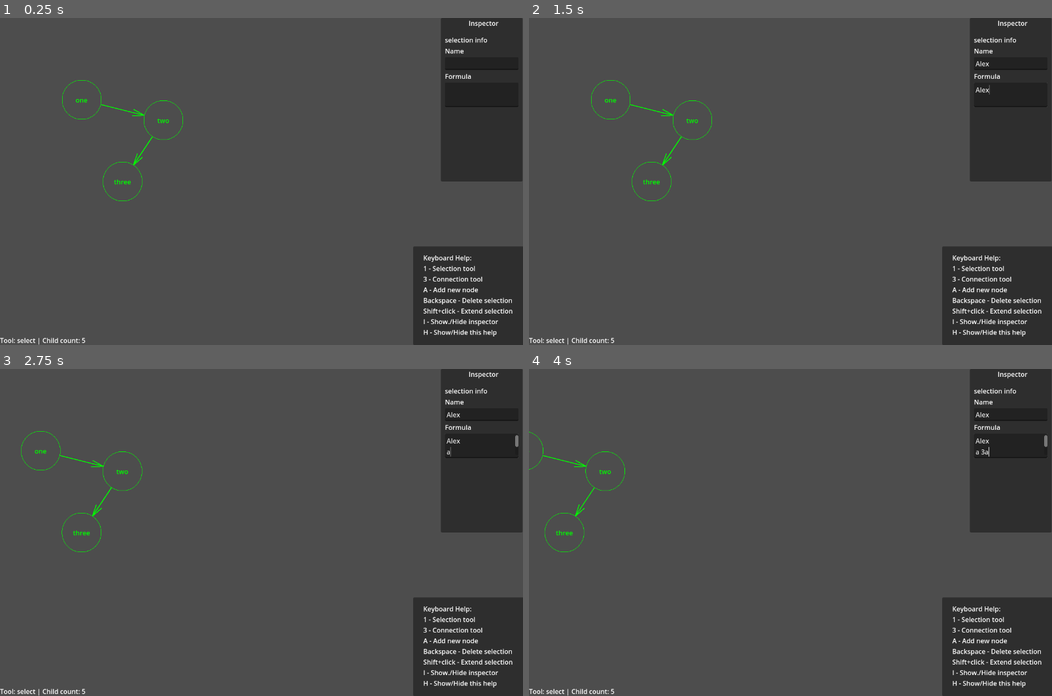
Above: before the commit, frames 1-4 (two rows, left to right).
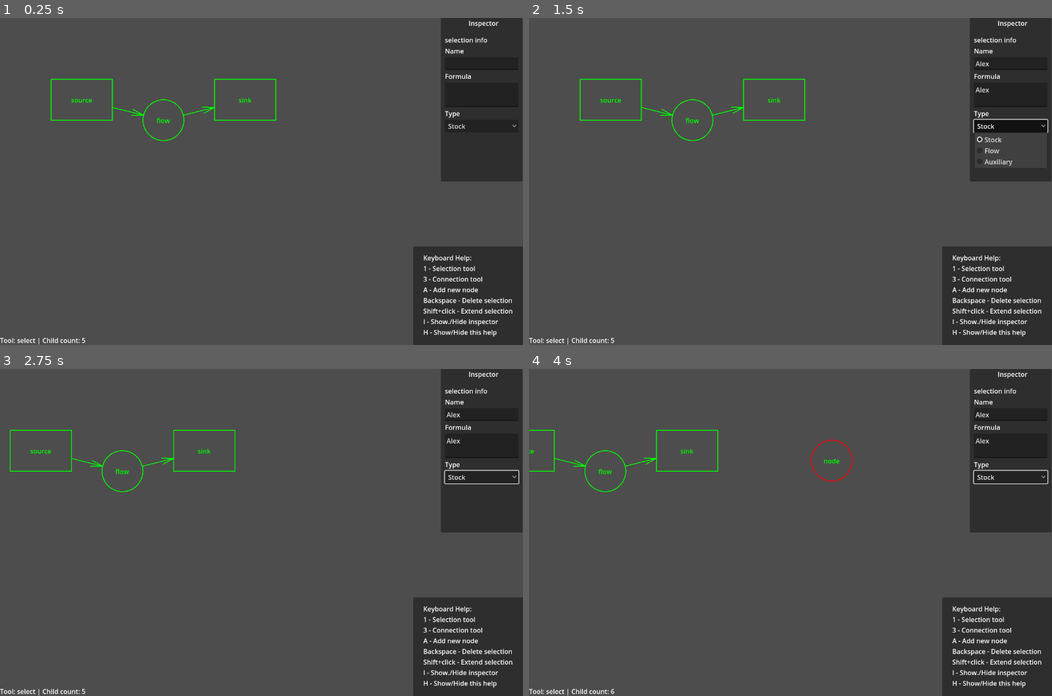
Above: after the commit, the same moments.

Repository: radomirbosak/poietic-playground
Game: Godot game, scene res://main.tscn
Two runs of this game, one before a commit and one after it. Both use one fixed random seed, a clock stepped at 60 frames per second and the inputs below.
Inputs (mouse positions are in pixels of both pictures, inside the frame that each line leads up to):
- Up to frame 1 (0.25 s): no input
- Up to frame 2 (1.5 s): click (1010, 63) at 0.52 s; type "Alex" at 0.6 s; click (1010, 96) at 0.75 s; type "Alex" at 0.83 s; click (1010, 125) at 1.25 s, where only the run after the commit has a clickable "Stock"
- Up to frame 3 (2.75 s): tap Enter at 2 s; move the mouse to (376, 516) at 2.02 s; hold Right (pan-right) from 2.03 s (still down); hold A (add-node) from 2.03 s (still down); click (376, 516) at 2.17 s
- Up to frame 4 (4 s): release Right (pan-right) at 2.75 s; release A (add-node) at 2.75 s; drag from (685, 548) to (764, 597) at 2.77 s; tap Space at 3.5 s; move the mouse to (842, 460) at 3.52 s; hold Right (pan-right) from 3.53 s (still down); hold 3 (connect-tool) from 3.53 s (still down); click (842, 460) at 3.67 s; tap A (add-node) at 3.8 s

The runs differ from the first frame. In frame 1, 0.8% of the frame differs, in the area x 9-99%, y 18-56%; in frame 2, 1.5%, in the area x 9-100%, y 18-56%; in frame 3, 0.9%; in frame 4, 0.9%.

Commit message:
Sketch of different node types
- Added type_name to DiagramNode
- Support rectangular and circle shapes
- Updated highlights
- Changed the connection line endpoints computation based on the shape

Diff:
--- a/diagram/diagram_canvas.gd
+++ b/diagram/diagram_canvas.gd
@@ -22,7 +22,6 @@
 	pass
 
 func _on_selection_changed(objects):
-	print("FWD")
 	selection_changed.emit(objects)
 
 func _unhandled_input(event):
@@ -80,17 +79,17 @@
 	for connection in get_connections(node):
 		connection.update_shape()
 
-
 var counter: int = 0
 
-func create_node(new_position: Vector2, label: String) -> DiagramNode:
+func create_node(type_name: String, new_position: Vector2, label: String) -> DiagramNode:
 	var node: DiagramNode = DiagramNode.new()
+	node.type_name = type_name
 	counter += 1
 	node.name = "diagram_node" + str(counter)
 	node.set_position(new_position)
 	node.label = label
+	nodes.append(node)
 	add_child(node)
-	nodes.append(node)
 	return node
 
 func add_connection(origin: DiagramNode, target: DiagramNode):
--- a/diagram/diagram_connection.gd
+++ b/diagram/diagram_connection.gd
@@ -67,8 +67,10 @@
 	var origin_center = to_global(origin.position)
 	var target_center = to_global(target.position)
 
-	var radius = origin.shape.radius
-	var origin_inter = intersect_line_with_circle(origin_center,target_center, origin_center, radius)
+	var origin_trans = origin.global_transform
+	var target_trans = target.global_transform
+
+	var origin_inter = ShapeCreator.intersect_line_with_shape(origin_center, target_center, origin.shape, origin.global_transform)
 
 	var arrow_origin: Vector2
 	var arrow_target: Vector2
@@ -79,7 +81,7 @@
 		arrow_origin = to_local(origin_center)
 
 	if target is DiagramNode:
-		var target_inter = intersect_line_with_circle(origin_center,target_center, target_center, radius)
+		var target_inter = ShapeCreator.intersect_line_with_shape(target_center, origin_center, target.shape, target.global_transform)
 		if len(target_inter) >= 1:
 			arrow_target = to_local(target_inter[0])
 		else:
@@ -129,36 +131,3 @@
 func contains_point(point: Vector2):
 	var local = to_local(point)
 	return Geometry2D.is_point_in_polygon(local, touchable_outline)
-
-func intersect_line_with_circle(point_a: Vector2, point_b: Vector2, center: Vector2, radius: float) -> Array[Vector2]:
-	# Define the line as a parametric equation: P = line_start + t * (line_end - line_start)
-	var d = point_b - point_a
-	var f = point_a - center
-
-	# Quadratic equation coefficients
-	var a = d.dot(d)
-	var b = 2 * f.dot(d)
-	var c = f.dot(f) - radius * radius
-
-	# Solve the quadratic equation: at^2 + bt + c = 0
-	var discriminant = b * b - 4 * a * c
-
-	if discriminant < 0:
-		# No intersection
-		return []
-
-	discriminant = sqrt(discriminant)
-
-	# Compute the two solutions for t
-	var t1 = (-b - discriminant) / (2 * a)
-	var t2 = (-b + discriminant) / (2 * a)
-
-	var intersections: Array[Vector2] = []
-
-	# Check if t1 and t2 are valid
-	if 0 <= t1 and t1 <= 1:
-		intersections.append(point_a + t1 * d)
-	if 0 <= t2 and t2 <= 1:
-		intersections.append(point_a + t2 * d)
-
-	return intersections
--- a/diagram/diagram_node.gd
+++ b/diagram/diagram_node.gd
@@ -1,13 +1,15 @@
 class_name DiagramNode extends Node2D
 
-# Select Tool
-var touchable_outline: PackedVector2Array = []
-var is_selected: bool = false
-var selection_highlight: Node2D = null
+const default_pictogram_color = Color.GREEN
+const default_radius = 50
+const highlight_padding = 5
 
-# var sprite: Sprite2D
-var label_text: Label # = $Label
-var shape: Shape2D
+var type_name: String = "unknown":
+	get:
+		return type_name
+	set(value):
+		type_name = value
+		update_children()
 
 var label: String = "(node)":
 	get:
@@ -16,18 +18,55 @@
 		label = value
 		update_children()
 
+# Select Tool
+var touchable_outline: PackedVector2Array = []
+var is_selected: bool = false:
+	get:
+		return is_selected
+	set(value):
+		is_selected = value
+		update_highlight()
+
+var selection_highlight: Node2D = null
+
+var pictogram: Node2D
+
+var label_text: Label # = $Label
+var shape: Shape2D
+
+class Circle2D:
+	extends Node2D
+	var center := Vector2()
+	var radius := 0.0
+	var color := Color()
+
+	func _draw() -> void:
+		draw_circle(center, radius, color, false, 2)
+
+func _init():
+	shape = CircleShape2D.new()
+	shape.radius = default_radius
+
+	selection_highlight = Circle2D.new()
+	selection_highlight.radius = default_radius + 10
+	selection_highlight.color = Selection.default_selection_color
+	selection_highlight.hide()
 
 # Called when the node enters the scene tree for the first time.
 func _ready():
-	shape = CircleShape2D.new()
-	shape.radius = 48
-
+	add_child(selection_highlight)
 	update_children()
 
 func bounding_circle_radius() -> float:
 	return shape.radius
 
 func update_children():
+	if pictogram == null:
+		pictogram = Circle2D.new()
+		pictogram.radius = default_radius
+		pictogram.color = default_pictogram_color
+		add_child(pictogram)
+	update_pictogram()
 	if label_text == null:
 		label_text = Label.new()
 		self.add_child(label_text)
@@ -40,18 +79,91 @@
 		label_text.queue_redraw()
 	var size = label_text.get_minimum_size()
 	label_text.position = -size * 0.5
+	update_highlight()
 
-func _draw():
-	draw_circle(Vector2(0, 0), shape.radius, Color.GREEN, false)
+func update_pictogram():
+	if pictogram != null:
+		pictogram.free()
+	match type_name:
+		"stock":
+			var rect = ShapeCreator.rectangle_with_center(Vector2(), default_radius * 3, default_radius * 2)
+			var path = Line2D.new()
+			for point in ShapeCreator.rectangle_to_polygon(rect):
+				path.add_point(point)
+			pictogram = path
+			path.width = 2
+			path.default_color = default_pictogram_color
+			shape = RectangleShape2D.new()
+			shape.size = Vector2(default_radius*3, default_radius*2)
+			add_child(pictogram)
+		"flow":
+			pictogram = Circle2D.new()
+			pictogram.radius = default_radius
+			pictogram.color = default_pictogram_color
+			shape = CircleShape2D.new()
+			shape.radius = default_radius
+			add_child(pictogram)
+		_:
+			pictogram = Circle2D.new()
+			pictogram.radius = default_radius
+			pictogram.color = Color.RED
+			shape = CircleShape2D.new()
+			shape.radius = default_radius
+			add_child(pictogram)
+
+func bounding_radius():
+	if shape is RectangleShape2D:
+		var rect = shape.get_rect()
+		return Vector2(rect.size.x / 2, rect.size.y / 2).length()
+	elif shape is CircleShape2D:
+		return shape.radius
+	else:
+		push_error("Shapes other than rect or circle are not supported")
+		return false
+
+func update_highlight():
+	if selection_highlight != null:
+		selection_highlight.free()
+
+	if shape is RectangleShape2D:
+		var hlight = Line2D.new()
+		for point in ShapeCreator.rectangle_to_polygon(shape.get_rect().grow(highlight_padding)):
+			hlight.add_point(point)
+		hlight.width = 2
+		hlight.default_color = Selection.default_selection_color
+		add_child(hlight)
+		selection_highlight = hlight
+	elif shape is CircleShape2D:
+		var hlight = Circle2D.new()
+		hlight.radius = shape.radius + highlight_padding
+		hlight.color = Selection.default_selection_color
+		add_child(hlight)
+		selection_highlight = hlight
+	else:
+		var hlight = Line2D.new()
+		for point in ShapeCreator.rectangle_to_polygon(shape.get_rect().grow(highlight_padding)):
+			hlight.add_point(point)
+		hlight.width = 2
+		hlight.default_color = Color.RED
+		add_child(hlight)
+		selection_highlight = hlight
+
 	if is_selected:
-		draw_circle(Vector2(0, 0), shape.radius + 10, Selection.default_selection_color, false, 2)
+		selection_highlight.show()
+	else:
+		selection_highlight.hide()
 
 func set_selected(flag: bool):
 	self.is_selected = flag
-	queue_redraw()
 
 func contains_point(point: Vector2):
 	var local_point = to_local(point)
+
+	var touch_shape: Shape2D = CircleShape2D.new()
+	touch_shape.radius = 10
+	var collision_trans = self.transform.translated(local_point)
+	return shape.collide(self.transform, touch_shape, collision_trans)
+
 	if shape is RectangleShape2D:
 		return shape.get_rect().has_point(local_point)
 	elif shape is CircleShape2D:
--- a/diagram/shape_creator.gd
+++ b/diagram/shape_creator.gd
@@ -1,4 +1,6 @@
 class_name ShapeCreator extends Node
+
+# TODO: Rename to DiagramGeometry
 
 enum ArrowHeadType {
 	NONE, STICK
@@ -17,3 +19,62 @@
 			return [head - left, head, head - right]
 		_:
 			return []
+
+static func intersect_line_with_shape(point_a: Vector2, point_b: Vector2, shape: Shape2D, shape_transform: Transform2D = Transform2D()) -> PackedVector2Array:
+	if shape is CircleShape2D:
+		return intersect_line_with_circle(point_a, point_b, shape_transform.get_origin(), shape.radius)
+	elif shape is RectangleShape2D:
+		var rect = shape.get_rect()
+		var result = intersect_line_with_rect(point_a, point_b, rect, shape_transform)
+		return result
+	return []
+
+static func intersect_line_with_rect(point_a: Vector2, point_b: Vector2, rect: Rect2, transform: Transform2D) -> PackedVector2Array:
+	var result:Array[Vector2] = []
+	# var corners: PackedVector2Array = rectangle_to_polygon(rect) * transform
+	var corners: PackedVector2Array = transform * rectangle_to_polygon(rect)
+	var popo = Geometry2D.clip_polyline_with_polygon([point_a, point_b], corners)
+	if len(popo) >= 1:
+		return popo[0]
+	else:
+		return []
+
+static func intersect_line_with_circle(point_a: Vector2, point_b: Vector2, center: Vector2, radius: float) -> Array[Vector2]:
+	var d = point_b - point_a
+	var f = point_a - center
+
+	var a = d.dot(d)
+	var b = 2 * f.dot(d)
+	var c = f.dot(f) - radius * radius
+
+	var discriminant = b * b - 4 * a * c
+
+	if discriminant < 0:
+		return []
+
+	discriminant = sqrt(discriminant)
+
+	var t1 = (-b - discriminant) / (2 * a)
+	var t2 = (-b + discriminant) / (2 * a)
+
+	var intersections: Array[Vector2] = []
+
+	if 0 <= t1 and t1 <= 1:
+		intersections.append(point_a + t1 * d)
+	if 0 <= t2 and t2 <= 1:
+		intersections.append(point_a + t2 * d)
+
+	return intersections
+
+static func rectangle_to_polygon(rect: Rect2) -> PackedVector2Array:
+	var corners: PackedVector2Array = [
+		rect.position,
+		Vector2(rect.position.x + rect.size.x, rect.position.y),
+		Vector2(rect.position.x + rect.size.x, rect.position.y + rect.size.y),
+		Vector2(rect.position.x, rect.position.y + rect.size.y),
+		rect.position,
+	]
+	return corners
+
+static func rectangle_with_center(center: Vector2, width: float, height: float) -> Rect2:
+	return Rect2(center.x - width / 2, center.y - height/2, width, height)
--- a/inspector/inspector_panel.gd
+++ b/inspector/inspector_panel.gd
@@ -4,6 +4,9 @@
 
 var canvas: DiagramCanvas
 var selection: Selection
+
+func _ready():
+	update_known_types()
 
 func _on_diagram_canvas_selection_changed(new_selection):
 	self.selection = new_selection
@@ -19,6 +22,12 @@
 		%NameField.text = "(multiple)"
 
 	pass # Replace with function body.
+
+func update_known_types():
+	%TypeButton.clear()
+	%TypeButton.add_item("Stock", 1)
+	%TypeButton.add_item("Flow", 1)
+	%TypeButton.add_item("Auxiliary", 1)
 
 func get_property_values(selection: Array[DiagramNode], property: String) -> Array[Variant]:
 	if property != "name":
--- a/inspector/inspector_panel.tscn
+++ b/inspector/inspector_panel.tscn
@@ -56,4 +56,12 @@
 custom_minimum_size = Vector2(0, 60)
 layout_mode = 2
 
+[node name="Label" type="Label" parent="MarginContainer/VBoxContainer"]
+layout_mode = 2
+text = "Type"
+
+[node name="TypeButton" type="OptionButton" parent="MarginContainer/VBoxContainer"]
+unique_name_in_owner = true
+layout_mode = 2
+
 [connection signal="text_submitted" from="MarginContainer/VBoxContainer/NameField" to="." method="_on_name_field_text_submitted"]
--- a/main.gd
+++ b/main.gd
@@ -22,9 +22,9 @@
 	%InspectorPanel.canvas = $DiagramCanvas
 
 func create_demo():
-	var a = $DiagramCanvas.create_node(Vector2(200, 200), "one")
-	var b = $DiagramCanvas.create_node(Vector2(400, 250), "two")
-	var c = $DiagramCanvas.create_node(Vector2(300, 400), "three")
+	var a = $DiagramCanvas.create_node("stock", Vector2(200, 200), "source")
+	var b = $DiagramCanvas.create_node("flow", Vector2(400, 250), "flow")
+	var c = $DiagramCanvas.create_node("stock", Vector2(600, 200), "sink")
 	$DiagramCanvas.add_connection(a, b)
 	$DiagramCanvas.add_connection(b, c)
 
@@ -40,7 +40,7 @@
 	elif event.is_action_pressed("add-node"):
 		var mouse_position = get_viewport().get_mouse_position()
 		var new_postion = $DiagramCanvas.to_local(mouse_position)
-		$DiagramCanvas.create_node(new_postion, "node")
+		$DiagramCanvas.create_node("auxiliary", new_postion, "node")
 
 	elif event.is_action_pressed("delete"):
 		$DiagramCanvas.delete_selection()
--- a/tool/connect_tool.gd
+++ b/tool/connect_tool.gd
@@ -32,8 +32,10 @@
 			dragging_target.free()
 
 			var target = canvas.object_at_position(pointer_position)
-			if target != null:
+			if target is DiagramNode:
 				canvas.add_connection(dragging_connection.origin, target)
+			else:
+				print("Concluded with target: ", target)
 			dragging_connection.free()
 			dragging_connection = null
 
